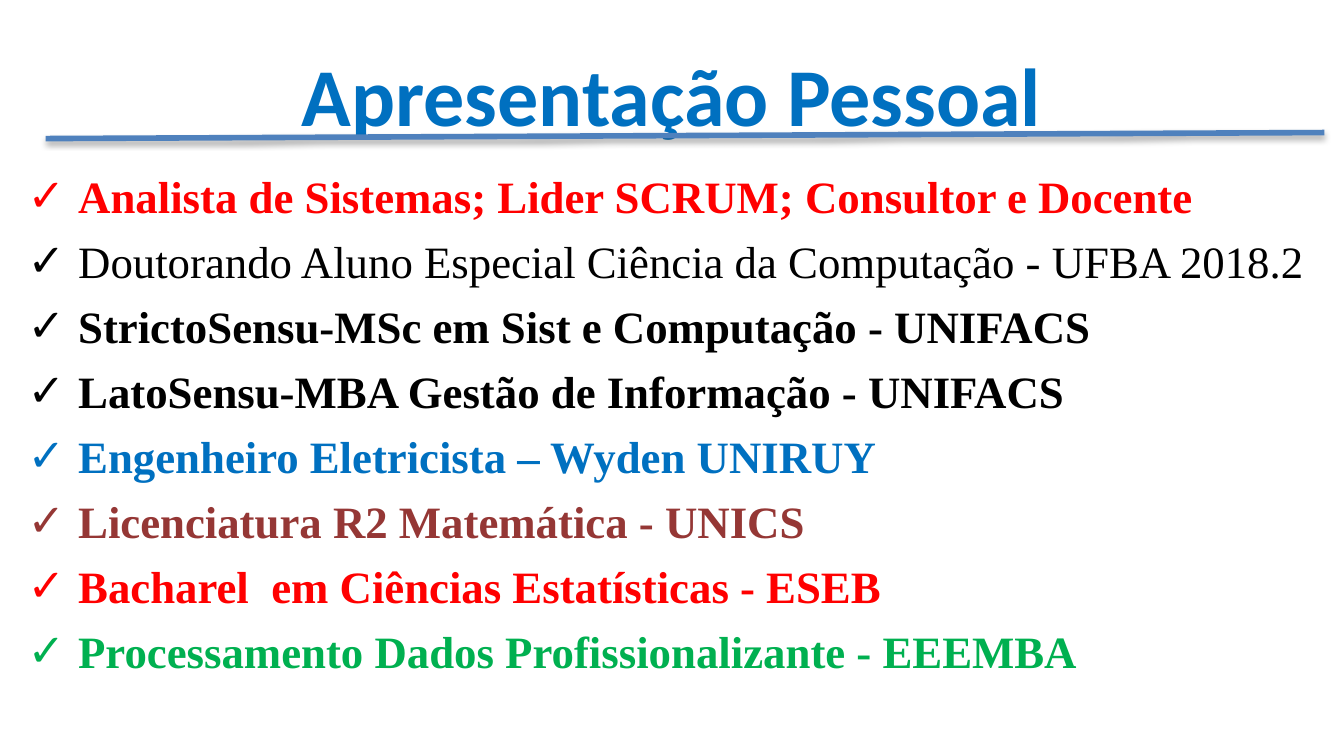
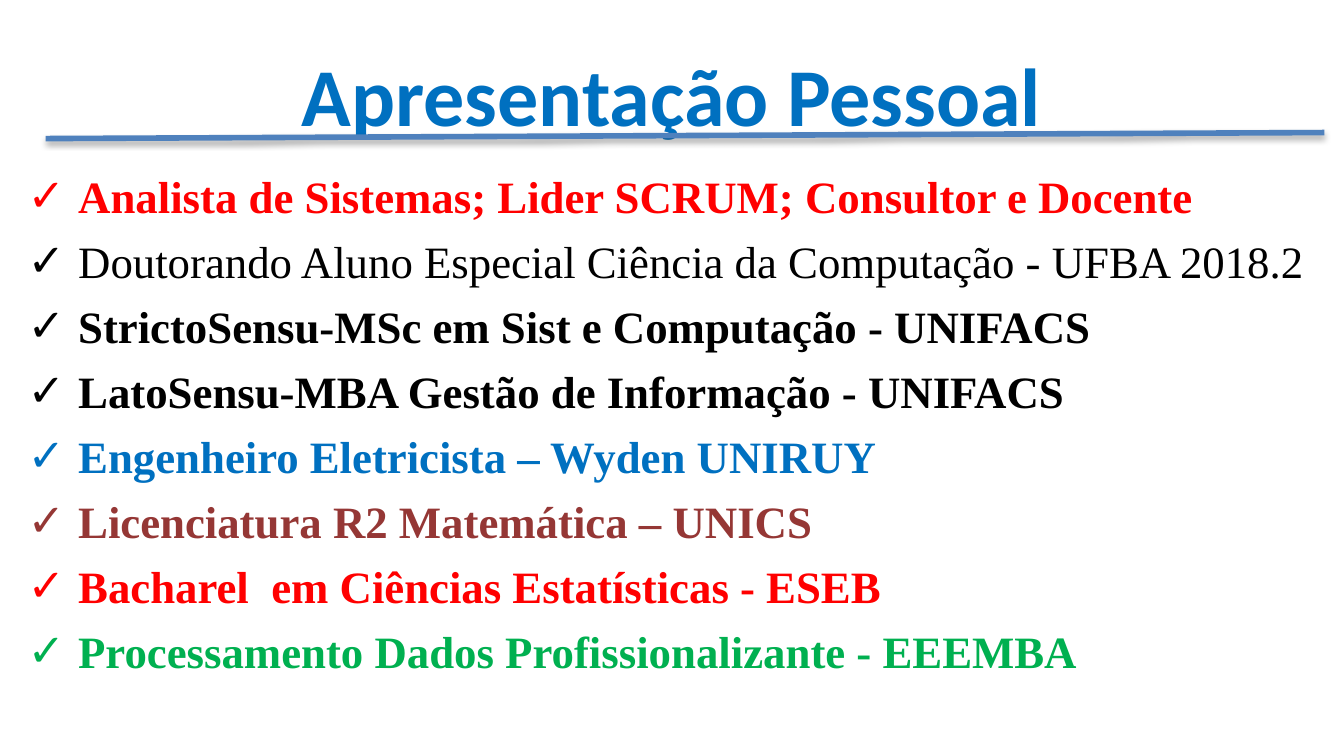
Before and after one commit to CloudEducationBrazil/WydenArea1ProgramacaoMicrocontroladores, a slide deck: slide 3 of Apresentação - Programação Microcontroladores.pptx. Drawn at 1344x756 pixels with LibreOffice and Linux fonts; fonts in the diff are those of the drawing; background and template pictures are left out. Boxes give left, top, right and bottom in pixels: in the first picture for what was removed or moved away, otherwise in the second. Text is boxed around its words. In the diff, an @@ line names an element or a change of style, - is before the commit and + after.

Commit message:
Disciplina Micro 26Fev2025

```diff
--- a/Apresentação - Programação Microcontroladores.pptx
+++ b/Apresentação - Programação Microcontroladores.pptx
@@ text at [78, 507, 812, 539]: text changed @@
-✓ Licenciatura R2 Matemática - UNICS
+✓ Licenciatura R2 Matemática – UNICS
```
